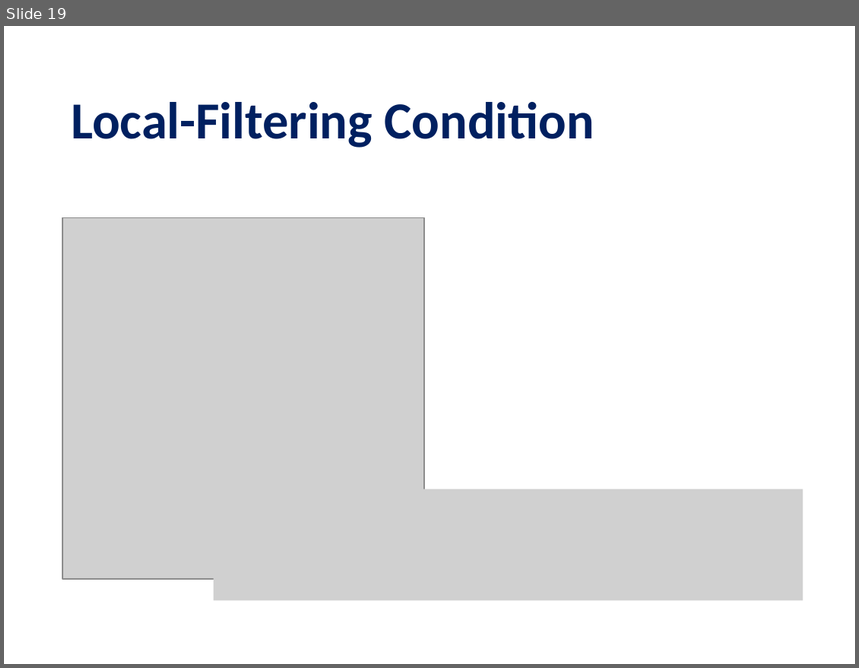
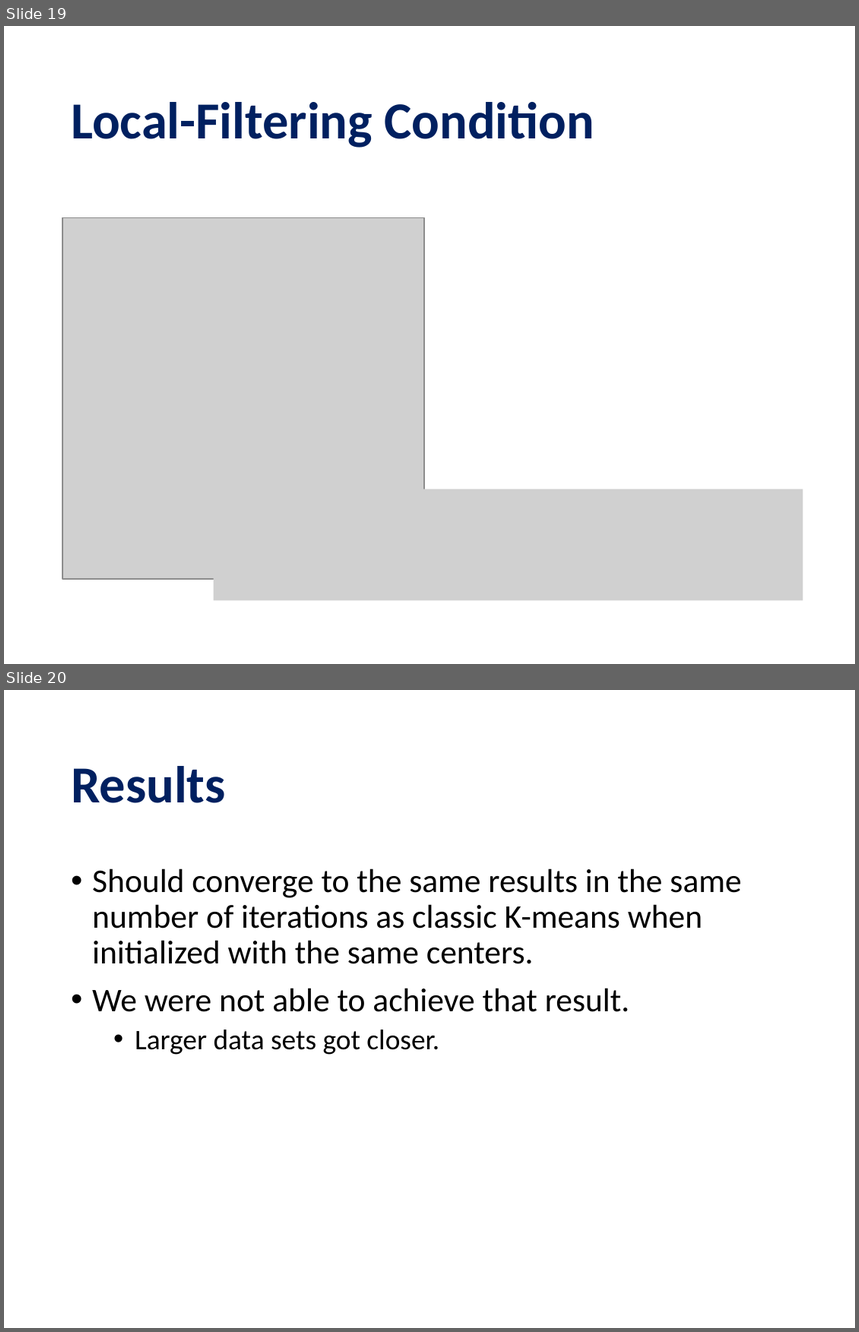
Before and after one commit to msu-ml/16spr_frey_swearingen, a slide deck: presentation/yinyang_k_means.pptx. Shown one above the other, each under a label of ours: slide 19 before the commit, slides 19 and 20 after it. The pictures are 859x668 and 859x1332 pixels, drawn with LibreOffice and Linux fonts; fonts in the diff are those of the drawing; grey boxes stand for pictures. Boxes give left, top, right and bottom in pixels: in the first picture for what was removed or moved away, otherwise in the second. Text is boxed around its words. In the diff, an @@ line names an element or a change of style, - is before the commit and + after.

```diff
--- a/presentation/yinyang_k_means.pptx
+++ b/presentation/yinyang_k_means.pptx
@@ slide 20 added at (4,690,855,1328), background #FFFFFF @@
@@ title added at (71,766,226,803), 44 pt, text #002060, bold @@
+Results
@@ text added at (92,869,741,1055), 28 pt, text #000000 @@
+• Should converge to the same results in the same number of iterations as classic K-means when initialized with the same centers.
+• We were not able to achieve that result.
+  • Larger data sets got closer.
```
Also in this commit, not shown: 2 other slides added.
